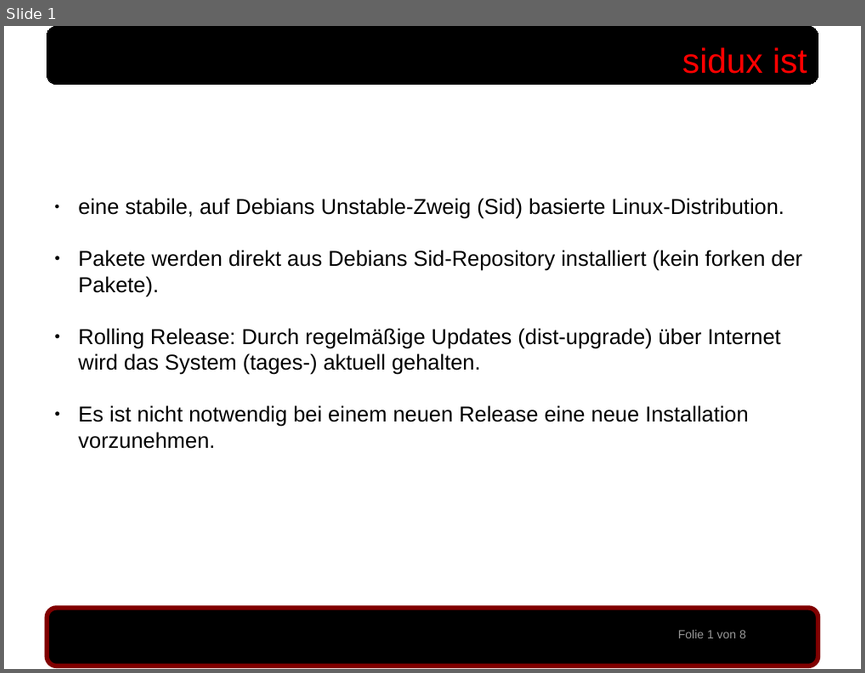
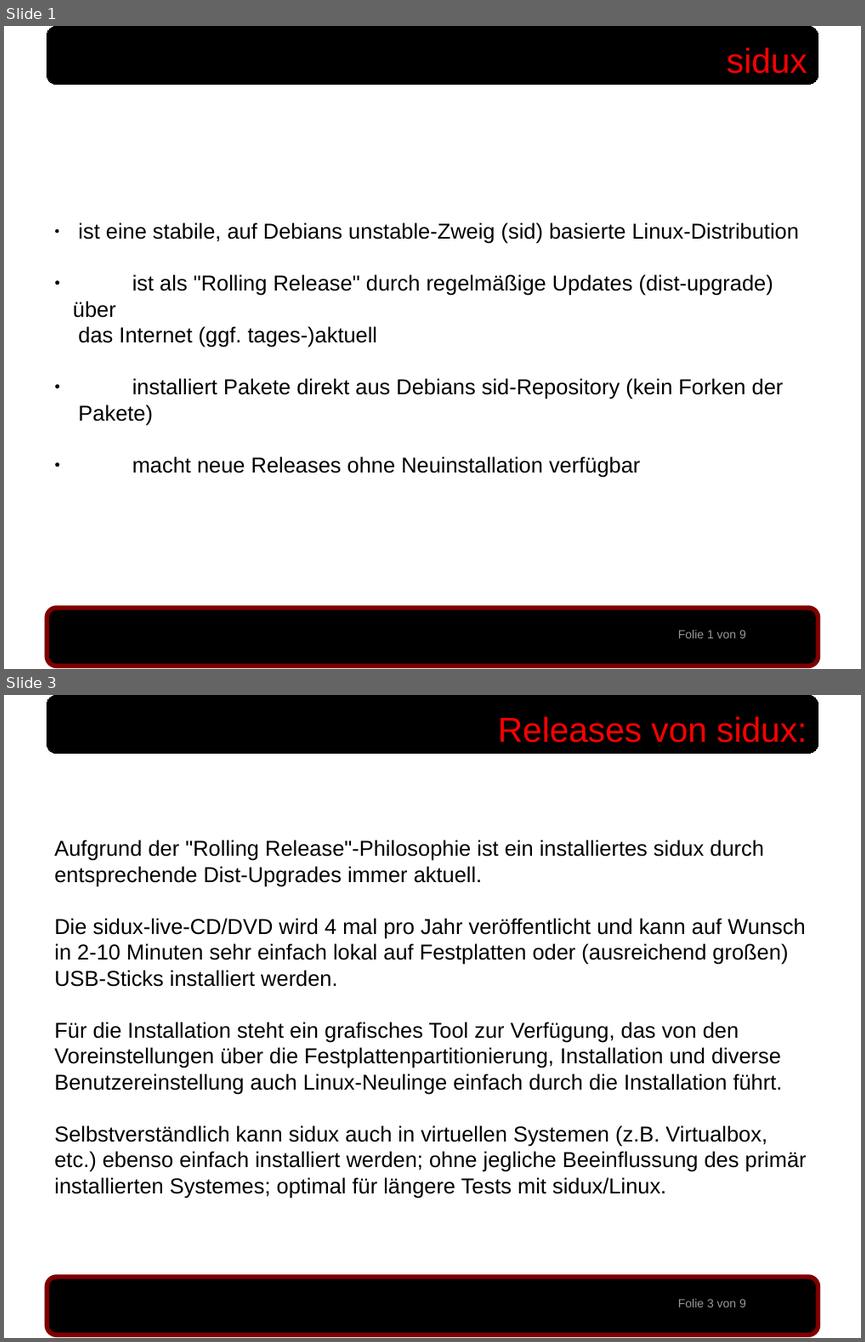
Before and after one commit to sidux-ev/praesentation, a slide deck: bin/sigint2010_koeln.odp. Shown one above the other, each under a label of ours: slide 1 before the commit, slides 1 and 3 after it; the slides between them are not shown. The pictures are 865x673 and 865x1342 pixels, drawn with LibreOffice and Linux fonts; fonts in the diff are those of the drawing; background and template pictures are left out. Boxes give left, top, right and bottom in pixels: in the first picture for what was removed or moved away, otherwise in the second. Text is boxed around its words. In the diff, an @@ line names an element or a change of style, - is before the commit and + after.

```diff
--- a/bin/sigint2010_koeln.odp
+++ b/bin/sigint2010_koeln.odp
@@ slide 3 added at (x1=4, y1=695, x2=861, y2=1338), background #FFFFFF; not listed: 3 template elements that a slide beside it also shows @@
@@ text added at (x1=498, y1=716, x2=806, y2=743), 32 pt, text #FF0000 @@
+Releases von sidux:
@@ text added at (x1=54, y1=839, x2=806, y2=1197), 20 pt, text #000000 @@
+Aufgrund der "Rolling Release"-Philosophie ist ein installiertes sidux durch entsprechende Dist-Upgrades immer aktuell.
+Die sidux-live-CD/DVD wird 4 mal pro Jahr veröffentlicht und kann auf Wunsch in 2-10 Minuten sehr einfach lokal auf Festplatten oder (ausreichend großen) USB-Sticks installiert werden.
+Für die Installation steht ein grafisches Tool zur Verfügung, das von den Voreinstellungen über die Festplattenpartitionierung, Installation und diverse Benutzereinstellung auch Linux-Neulinge einfach durch die Installation führt.
+Selbstverständlich kann sidux auch in virtuellen Systemen (z.B. Virtualbox, etc.) ebenso einfach installiert werden; ohne jegliche Beeinflussung des primär installierten Systemes; optimal für längere Tests mit sidux/Linux.
@@ slide 1 changed as well @@
@@ text at (x1=726, y1=47, x2=807, y2=74): text changed @@
-sidux ist
+sidux
@@ text at (x1=73, y1=222, x2=799, y2=476): text changed @@
-● eine stabile, auf Debians Unstable-Zweig (Sid) basierte Linux-Distribution.
-● Pakete werden direkt aus Debians Sid-Repository installiert (kein forken der
-Pakete).
-● Rolling Release: Durch regelmäßige Updates (dist-upgrade) über Internet
-wird das System (tages-) aktuell gehalten.
-● Es ist nicht notwendig bei einem neuen Release eine neue Installation
-vorzunehmen.
+● ist eine stabile, auf Debians unstable-Zweig (sid) basierte Linux-Distribution
+● ist als "Rolling Release" durch regelmäßige Updates (dist-upgrade) über
+  das Internet (ggf. tages-)aktuell
+● installiert Pakete direkt aus Debians sid-Repository (kein Forken der
+  Pakete)
+● macht neue Releases ohne Neuinstallation verfügbar
@@ text at (x1=678, y1=630, x2=746, y2=638): text changed @@
-Folie 1 von 8
+Folie 1 von 9
```
Also in this commit, not shown: 7 other slides changed, 2 other files.
